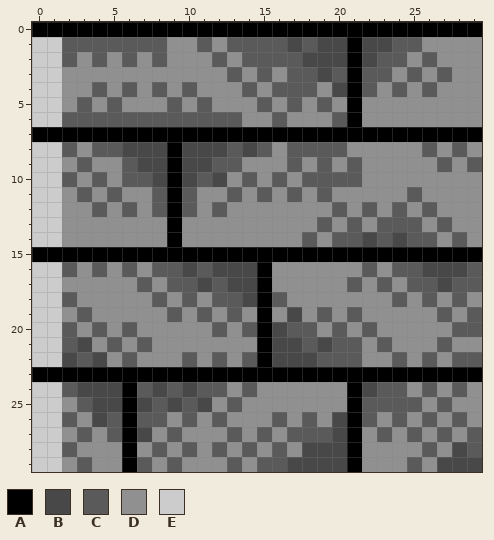
File history of a pixel-art sprite, Arte/Terrain tiles/objectsAndWalls_8.png. That is the earlier state.
The file is 30x30 pixels. Pixels under 10% opacity are left out.
Palette (. is transparent): A #000000  B #484848  C #5a5a5a  D #909090  E #cccccc
Pixels before, first column x 0:
 0 AAAAAAAAAAAAAAAAAAAAAAAAAAAAAA
 1 EECCCCCCCDDCDCCCCBCBBABBCCDDDD
 2 EECDCDCDCDDDCDCCCCBBBABCCDCDDD
 3 EEDDDDDDDDDDDCDCDCCBCACCDCDCDD
 4 EEDDCDCDCDCDDDCDCCCDBACDCDCDDD
 5 EEDCDCDDDCDCDDDCDCDCDADDDDDDDD
 6 EECCCCCCCCCCCCDDCDDDCADDDDDDDD
 7 AAAAAAAAAAAAAAAAAAAAAAAAAAAAAA
 8 EECDCCBBBABBBCBCDCCCCDDDDDCDCD
 9 EEDCDDCBBABBCCDDDCDCDCDDDDDCDC
10 EECDCDCCBABCBDCDCDCCCCDDDDDDDD
11 EEDCDCDDCACDDCDCDCDCDDDDDCDDDD
12 EEDDCDCDCACDCDDDDDDDCDCDCDCDDD
13 EEDDDDDDDADDDDDDDDDCDCDCCCDCDD
14 EEDDDDDDDADDDDDDDDCDCCBCBCCDCD
15 AAAAAAAAAAAAAAAAAAAAAAAAAAAAAA
16 EECDCDCDCCBCBBBADDDDDDCDCCBBBC
17 EEDDDDDCDCCBCBBADDDDDCDCDCCBCC
18 EECDDDDDCDCDCCBACDDDDDDDCDCDCD
19 EEDCDDDDDCDCDCDADBDCDCDDDDDCDC
20 EECDCDCDDDDDCDCABCCDCDCDDDDDCC
21 EECBDCDCDDDDDDDABBCBCCDCDDDCDD
22 EEBCBDCDDDCDCDCABBBCCCDDCDCDCC
23 AAAAAAAAAAAAAAAAAAAAAAAAAAAAAA
24 EECBBBACBCBCCDCDDDDDDABCCDCDCD
25 EEDCBBABCBCBDCDDDDDDDACCCCDCDD
26 EECDBCACCDCDCDDDCDCDBACDCDCDCD
27 EEDCDCABDCDDDCDCDCCCBADCDCDCDC
28 EECDDDADCDCDCDCDCDBBBADDDDCDBC
29 EEDCDDACDCDDDCDCCBBBBADDDCDBBB
The same view after the edit:
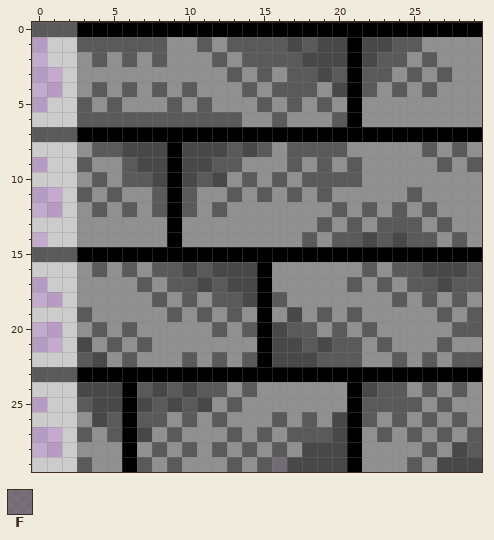
Colours new in this view: F #5a5a5aba
Edits made:
Changed rows in their new state; - is an unchanged pixel.
first column x 0:
 0 CCC--------------
 1 .-E--------------
 2 .-E--------------
 3 ..E--------------
 4 ..E--------------
 5 .-E--------------
 6 --E--------------
 7 CCC--------------
 8 --E--------------
 9 .-E--------------
10 --E--------------
11 ..E--------------
12 ..E--------------
13 --E--------------
14 .-E--------------
15 CCC--------------
16 --E--------------
17 .-E--------------
18 ..E--------------
19 --E--------------
20 ..E--------------
21 ..E--------------
22 --E--------------
23 CCC--------------
24 --E--------------
25 .-E--------------
26 --E--------------
27 ..E--------------
28 ..E--------------
29 --E-------------F
Pixel boxes of the changes (left, top, right, bottom) in both pictures:
changed: (32, 22, 77, 472)
changed: (272, 457, 287, 472)
